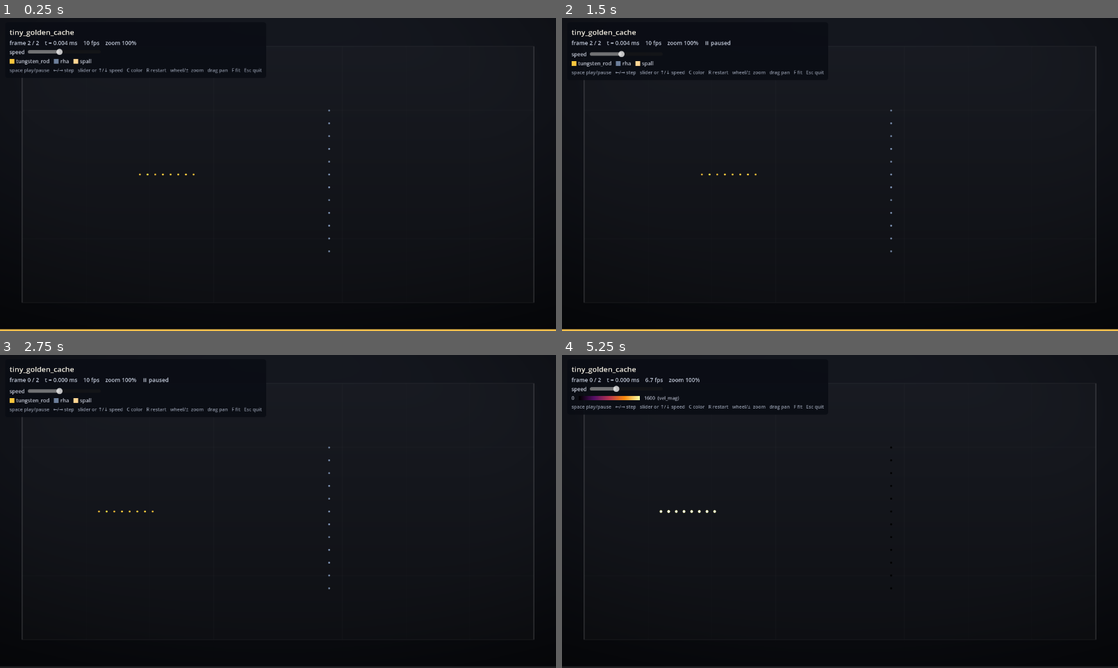
Above: before the commit, frames 1-4 (two rows, left to right).
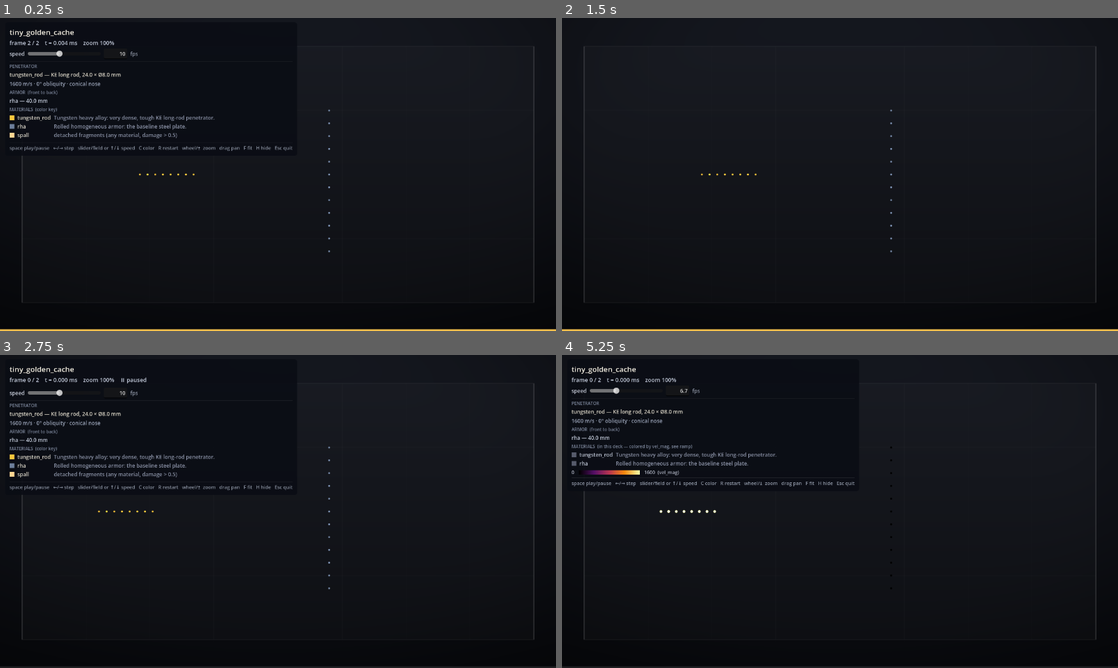
Above: after the commit, the same moments.

Repository: BoykoNeov/armor_pen
Game: Godot game, scene res://main.tscn
The game is run twice, just before and just after one commit, with the same random seed, the same clock (stepped at 60 frames per second) and the same inputs.
Inputs (mouse positions are in pixels of both pictures, inside the frame that each line leads up to):
- Up to frame 1 (0.25 s): no input
- Up to frame 2 (1.5 s): tap Enter at 0.5 s; move the mouse to (962, 158) at 0.52 s; hold Right 0.53-1.25 s; tap H at 0.6 s; click (962, 158) at 0.67 s; tap Space at 0.77, 1.25 s; drag from (728, 190) to (812, 237) at 1.27 s
- Up to frame 3 (2.75 s): tap Enter at 2 s; move the mouse to (333, 442) at 2.02 s; hold Right from 2.03 s (still down); tap F at 2.1 s; click (333, 442) at 2.17 s; tap H at 2.3 s
- Up to frame 4 (5.25 s): release Right at 2.75 s; tap Space at 2.75, 3.77 s; drag from (812, 574) to (673, 464) at 2.77 s; move the mouse to (1006, 558) at 3.52 s; hold Left 3.53-4.25 s; tap C at 3.6 s; click (1006, 558) at 3.67 s; tap H at 3.8, 5.1 s; drag from (673, 464) to (756, 433) at 4.27 s; tap Enter at 5 s; move the mouse to (867, 511) at 5.02 s; hold Down from 5.03 s (still down); click (867, 511) at 5.17 s

The runs differ from the first frame. In frame 1, 1.9% of the frame differs, in the area x 1-53%, y 7-44%; in frame 2, 0.7%; in frame 3, 2.0%; in frame 4, 2.1%.

Commit message:
feat: schema v3 — the cache can finally say what it is drawing
The viewer knows ONLY the cache format, so playback was an unlabelled point
cloud: it drew a tungsten rod hitting steel with no way to say so, and every
scalar color mode dropped even the material NAMES, because the legend becomes
a ramp. v3 adds the scenario block — projectile / armor /
material_descriptions (CACHE_FORMAT §2.1) — and the viewer now captions every
deck in every color mode. Material.description is required with no default,
for the same reason `shock` is: a new material must say what it is.

The speed row also gets a numeric fps FIELD beside the slider. Its 100
log-spaced notches cannot land on a round number, so the slider could reach
24 fps but never be told 24 — a rate you can read but not enter is a readout,
not a control.

PROVENANCE, NOT DATA — the rule to carry. The block says what was SEEDED:
projectile.velocity is the tip's speed at t=0, an input to the bake. The live
one is the vel_mag column, which measure_penetration.py already reads and must
keep reading. A label is not a measurement, and this block is exactly the
shortcut that would blur the two.

MIGRATED, NOT REBAKED (run.py --remanifest, §2.2). No byte of frames.bin
moved: 30 caches, 84.8 GiB, ZERO files changed size or mtime. Re-running the
physics would have re-rolled every documented figure in this repo within its
~0.11 % scatter (atomic_add ordering is not deterministic) — to change a text
label.

Verified rather than assumed:
- CacheWriter TRUNCATES. Its __init__ opens frames.bin "wb", so merely
  CONSTRUCTING one over an existing cache zeroes the blob before a frame is
  written (measured: 40 -> 0 bytes). Migration goes through write_manifest,
  never the writer; test_remanifest_does_not_touch_frames_bin pins it.
- The drift guard refuses a deck that no longer matches its bake (scenario,
  domain, material-id set). Stamping today's deck onto last week's cache is
  structurally perfect and therefore uncatchable downstream.
- validate_cache rule 9 was verified RED on 14 broken manifests before being
  trusted green — with tail_velocity:null as the control, since that is every
  KE deck in the repo.
- The fps math: 25 checks, including 0 = the hard stop, up/down never landing
  on it, and garbage REVERTING — "abc".to_float() is 0.0, which here means
  freeze, so a typo would read as a playback bug.
- 30/30 caches validate; 179 solver tests; 4 decks shot windowed (headless
  does not render, so it proves nothing about drawing).

`materials` is the whole LIBRARY, not a guest list: every manifest carries all
seven ids regardless of deck, so the viewer keys off the ids present in
material_id — else an RHA deck gets captioned with ERA fillers it does not
contain. §2.1 says this outright.

Co-Authored-By: Claude Opus 4.8 (1M context) <noreply@anthropic.com>

Diff:
--- a/visualizer/scripts/cache_loader.gd
+++ b/visualizer/scripts/cache_loader.gd
@@ -13,7 +13,13 @@
 ## the loader locates columns by name, so it needed only this number. That is the
 ## §2 openness rule paying out — but the gate still moves, because a v1 cache does
 ## not have the column and a reader must be able to tell before it looks.
-const SUPPORTED_SCHEMA_VERSION := 2
+##
+## v3 added the scenario block (§2.1) — `projectile`, `armor`,
+## `material_descriptions`. This one is FOR the viewer: it knows only the cache
+## format, so before v3 it could draw a tungsten rod hitting steel and had no way
+## to say so. Unlike v2 it does need reader code — the fields are new, not a new
+## name in an existing list — so they are exposed below.
+const SUPPORTED_SCHEMA_VERSION := 3
 
 var particle_count: int = 0
 var frame_count: int = 0
@@ -21,6 +27,15 @@
 var domain: Dictionary = {}
 var materials: Dictionary = {}
 var frame_dt: float = 0.0
+
+## The v3 scenario block (CACHE_FORMAT §2.1). PROVENANCE, NOT DATA: it says what
+## the solver SEEDED, so it is safe to label with and must never be measured from
+## — `projectile.velocity` is the tip's speed at t=0, not a live quantity. The
+## live one is the `vel_mag` column. Nothing in the viewer should compute from
+## these; they are strings on their way to a Label.
+var projectile: Dictionary = {}
+var armor: Array = []
+var material_descriptions: Dictionary = {}
 
 var _stride: int = 0                 # floats per particle record
 var _frame_bytes: int = 0            # bytes per full frame
@@ -50,6 +65,13 @@
 	domain = manifest["domain"]
 	materials = manifest.get("materials", {})
 	frame_dt = float(manifest["frame_dt"])
+	# Required in v3, but read with a default anyway: the version gate above has
+	# already rejected anything that could legitimately lack them, so a `.get`
+	# here costs nothing and keeps a hand-edited manifest from crashing the viewer
+	# on startup instead of just drawing without a caption.
+	projectile = manifest.get("projectile", {})
+	armor = manifest.get("armor", [])
+	material_descriptions = manifest.get("material_descriptions", {})
 
 	_stride = attributes.size()
 	_frame_bytes = particle_count * _stride * 4    # sizeof(float32)
--- a/visualizer/scripts/particle_view.gd
+++ b/visualizer/scripts/particle_view.gd
@@ -123,13 +123,25 @@
 var _fit_center := Vector2.ZERO
 var _hud_info: Label
 var _legend_box: HBoxContainer
+var _materials_box: GridContainer
+var _materials_caption: Label
 var _timeline_fill: ColorRect
 var _speed_slider: HSlider
+var _fps_field: LineEdit
 var _hud_panel: PanelContainer
 
 # Color modes reachable with the C key: material_id plus every scalar
 # attribute in the manifest that isn't a position.
 var _color_modes: PackedStringArray = PackedStringArray()
+
+# Material ids that ACTUALLY occur in the data, ascending.
+#
+# Not the manifest's `materials` keys: the solver emits its entire library there,
+# so those are seven ids on every deck, and CACHE_FORMAT §2.1 says so in as many
+# words — "a reader must key off the ids actually present in `material_id` rather
+# than assuming the map is a guest list". Listing the keys would caption an RHA
+# deck with the ERA and NERA fillers it does not contain.
+var _present_ids: Array = []
 
 
 func _ready() -> void:
@@ -152,6 +164,7 @@
 		return
 
 	_collect_color_modes()
+	_collect_present_materials()
 
 	multimesh = MultiMesh.new()
 	multimesh.transform_format = MultiMesh.TRANSFORM_2D
@@ -218,7 +231,12 @@
 		# retunes the speed AND zooms the camera 1.15x (measured). Guarding the
 		# whole panel, not just the slider, also stops scroll-over-legend from
 		# yanking the view.
-		if _hud_panel != null and _hud_panel.get_global_rect().has_point(event.position):
+		#
+		# `visible` is load-bearing, not a tidy-up: a hidden panel still HAS a
+		# rect, so without it H would leave an invisible dead zone over the
+		# top-left of the field that silently eats the wheel.
+		if _hud_panel != null and _hud_panel.visible \
+				and _hud_panel.get_global_rect().has_point(event.position):
 			return
 		match event.button_index:
 			MOUSE_BUTTON_WHEEL_UP:
@@ -273,6 +291,12 @@
 			var i := (_color_modes.find(color_by) + 1) % _color_modes.size()
 			_set_color_mode(_color_modes[i])
 			_show_frame(_frame)
+		KEY_H:
+			# The caption is deliberately dense — it is the only place the viewer
+			# can say what it is drawing — and dense means it covers part of the
+			# field. Rather than trim it back to fit, let it move: the panel is
+			# worth reading once and then wanting gone.
+			_hud_panel.visible = not _hud_panel.visible
 		KEY_ESCAPE:
 			get_tree().quit(0)
 
@@ -373,6 +397,23 @@
 
 # --- color modes -------------------------------------------------------------
 
+## Which materials this deck actually contains. Frame 0 is enough and is not a
+## sample: particle count is fixed and a particle never changes material
+## (CACHE_FORMAT §5 — spall is a `damage` flag, not a new material), so the set of
+## ids present at t=0 is the set present for the whole bake.
+func _collect_present_materials() -> void:
+	_present_ids.clear()
+	if _mat_col < 0:
+		return
+	var data := _loader.read_frame(0)
+	var stride := _loader.attributes.size()
+	var seen := {}
+	for p in _loader.particle_count:
+		seen[int(round(data[p * stride + _mat_col]))] = true
+	_present_ids = seen.keys()
+	_present_ids.sort()
+
+
 func _collect_color_modes() -> void:
 	_color_modes.clear()
 	if _mat_col >= 0:
@@ -394,6 +435,7 @@
 		if not _color_hi.has(mode):
 			_color_hi[mode] = _scan_color_range(_color_col)
 		_color_span = maxf(_color_hi[mode], 1e-6)
+	_rebuild_materials()
 	_rebuild_legend()
 	_update_hud()
 
@@ -571,13 +613,26 @@
 
 	box.add_child(_make_speed_row())
 
+	_rule(box)
+	_build_scenario_block(box)
+
+	_materials_caption = _caption(box, "MATERIALS")
+	# A grid, not a row of HBoxes: three real columns keep the names aligned so the
+	# descriptions read as a list rather than as ragged prose.
+	_materials_box = GridContainer.new()
+	_materials_box.columns = 3
+	_materials_box.add_theme_constant_override("h_separation", 7)
+	_materials_box.add_theme_constant_override("v_separation", 3)
+	box.add_child(_materials_box)
+
 	_legend_box = HBoxContainer.new()
 	_legend_box.add_theme_constant_override("separation", 10)
 	box.add_child(_legend_box)
 
+	_rule(box)
 	var keys := Label.new()
-	keys.text = "space play/pause   ←/→ step   slider or ↑/↓ speed   C color   " \
-		+ "R restart   wheel/±  zoom   drag pan   F fit   Esc quit"
+	keys.text = "space play/pause   ←/→ step   slider/field or ↑/↓ speed   C color   " \
+		+ "R restart   wheel/±  zoom   drag pan   F fit   H hide   Esc quit"
 	keys.add_theme_font_size_override("font_size", 11)
 	keys.add_theme_color_override("font_color", Color(0.55, 0.58, 0.64))
 	box.add_child(keys)
@@ -600,8 +655,13 @@
 
 # --- playback speed ----------------------------------------------------------
 
-## The HUD's "stop ← → fast" row. The slider writes only frames_per_second; SPACE
-## still owns _playing, so the two stops compose instead of fighting.
+## The HUD's "stop ← → fast" row: a slider to sweep the range and a field to type
+## an exact rate. The slider is for finding a speed by feel; the field is for
+## saying "24" and getting 24 — its 100 log-spaced notches cannot land on a round
+## number, and a rate you can read but not enter is a readout, not a control.
+##
+## Both write only frames_per_second. SPACE still owns _playing, so the two stops
+## compose instead of fighting.
 func _make_speed_row() -> HBoxContainer:
 	var row := HBoxContainer.new()
 	row.add_theme_constant_override("separation", 7)
@@ -621,26 +681,95 @@
 	# ←/→ are frame-stepping. A focused slider treats them as its own decrement /
 	# increment and would swallow them the moment the slider is clicked.
 	_speed_slider.focus_mode = Control.FOCUS_NONE
-	_speed_slider.set_value_no_signal(_fps_to_slider(frames_per_second))
 	_speed_slider.value_changed.connect(_on_speed_changed)
 	row.add_child(_speed_slider)
 
+	_fps_field = LineEdit.new()
+	_fps_field.custom_minimum_size = Vector2(54, 0)
+	_fps_field.alignment = HORIZONTAL_ALIGNMENT_RIGHT
+	_fps_field.size_flags_vertical = Control.SIZE_SHRINK_CENTER
+	_fps_field.add_theme_font_size_override("font_size", 12)
+	_fps_field.tooltip_text = ("frames of the bake per wall second.\n"
+		+ "enter to apply — above ~10 the viewer starts skipping baked frames")
+	# Unlike the slider this one MUST take focus (you cannot type into a widget
+	# that will not hold the caret), so while it is focused it swallows SPACE and
+	# ←/→. That is why submitting hands focus straight back — see _on_fps_submitted.
+	_fps_field.text_submitted.connect(_on_fps_submitted)
+	# Clicking away mid-edit abandons the edit rather than committing half a
+	# number: the field re-reads whatever frames_per_second actually is.
+	_fps_field.focus_exited.connect(_sync_speed_widgets)
+	row.add_child(_fps_field)
+
+	var suffix := Label.new()
+	suffix.text = "fps"
+	suffix.add_theme_font_size_override("font_size", 12)
+	suffix.add_theme_color_override("font_color", Color(0.55, 0.58, 0.64))
+	suffix.size_flags_vertical = Control.SIZE_SHRINK_CENTER
+	row.add_child(suffix)
+
+	_sync_speed_widgets()
 	return row
 
 
 func _on_speed_changed(v: float) -> void:
 	frames_per_second = _slider_to_fps(v)
+	_sync_speed_widgets()
 	_update_hud()
 
 
-## Write the speed from code (↑/↓) and mirror it onto the slider.
-## set_value_no_signal, or the slider's value_changed would call straight back
-## into _slider_to_fps and quantize the value a second time.
+## Enter in the fps field. Note what is NOT here: any touch of _playing. Typing a
+## rate sets the rate; SPACE owns pause. Keeping them independent is what lets
+## resume just pick the field back up with no saved-speed variable.
+func _on_fps_submitted(text: String) -> void:
+	var t := text.strip_edges()
+	if t.is_valid_float():
+		_apply_fps(t.to_float(), true)
+	# Garbage is REVERTED, never obeyed. `"abc".to_float()` is 0.0, and 0.0 here
+	# means "hard stop" — so parsing without checking would turn a typo into a
+	# frozen viewer and look like a bug in playback rather than a bad keystroke.
+	_sync_speed_widgets()
+	# Hand ←/→ and SPACE back to the viewer; otherwise the field keeps eating them
+	# and the keyboard silently stops working after one edit.
+	_fps_field.release_focus()
+
+
+## The ONE writer of frames_per_second, so the two widgets cannot disagree.
+## `allow_stop` is the difference between the field (0 = freeze, deliberate) and
+## ↑/↓ (which must never land on the stop — see the maxf guard at their callsite).
+func _apply_fps(fps: float, allow_stop: bool) -> void:
+	var v := clampf(fps, 0.0 if allow_stop else MIN_FPS, MAX_FPS)
+	# Nothing lives between the hard stop and the slider's first notch: position 0
+	# is 0 fps and position 1 is MIN_FPS. A value in between is unrepresentable, so
+	# the slider would round it and then the field and the slider would be showing
+	# different speeds. Snap up — 0 stays the only stop.
+	if v > 0.0 and v < MIN_FPS:
+		v = MIN_FPS
+	frames_per_second = v
+	_sync_speed_widgets()
+	_update_hud()
+
+
+## Write the speed from code (↑/↓).
 func _set_fps(fps: float) -> void:
-	frames_per_second = clampf(fps, MIN_FPS, MAX_FPS)
+	_apply_fps(fps, false)
+
+
+## Mirror frames_per_second onto both widgets. set_value_no_signal, or the
+## slider's value_changed would call straight back in and quantize the value a
+## second time.
+func _sync_speed_widgets() -> void:
 	if _speed_slider != null:
 		_speed_slider.set_value_no_signal(_fps_to_slider(frames_per_second))
-	_update_hud()
+	# Never clobber the text under a caret — that would rewrite what is being
+	# typed, mid-keystroke.
+	if _fps_field != null and not _fps_field.has_focus():
+		_fps_field.text = _fps_text()
+
+
+## Below 10 fps a whole-number readout would show the bottom of the slider's
+## travel as a run of identical "1" steps, so keep a decimal down there.
+func _fps_text() -> String:
+	return String.num(frames_per_second, 0 if frames_per_second >= 10.0 else 1)
 
 
 func _slider_to_fps(v: float) -> float:
@@ -656,18 +785,157 @@
 	return clampf(1.0 + t * (SPEED_NOTCHES - 1.0), 1.0, SPEED_NOTCHES)
 
 
+# --- the scenario caption (CACHE_FORMAT §2.1) --------------------------------
+#
+# What the deck FIRED and what it fired AT, in words, always on screen — the
+# viewer knows only the cache format, so before v3 it drew a tungsten rod hitting
+# steel and could not say so, and every scalar color mode dropped even the
+# material names because the legend became a ramp.
+#
+# Everything here is PROVENANCE: it is what the solver seeded, not what the bake
+# did. `velocity` is the tip's speed at t=0 and nothing more — the live one is the
+# `vel_mag` column and the timeline. These strings are labels; nothing computes
+# from them (§2.1 forbids it, and it is exactly the shortcut that would make the
+# caption look like a measurement).
+
+## "tungsten_rod — KE long rod, 60.0 × Ø8.0 mm"
+func _penetrator_headline() -> String:
+	var p := _loader.projectile
+	if p.is_empty():
+		return ""
+	var what := "shaped-charge jet" if String(p.get("kind", "")) == "heat_jet" \
+		else "KE long rod"
+	return "%s — %s, %s × Ø%s mm" % [
+		String(p.get("material", "?")), what,
+		String.num(float(p.get("length", 0.0)), 1),
+		String.num(float(p.get("diameter", 0.0)), 1),
+	]
+
+
+## "1600 m/s · 0° obliquity · conical nose"
+func _penetrator_detail() -> String:
+	var p := _loader.projectile
+	if p.is_empty():
+		return ""
+	var parts := PackedStringArray()
+	var v := float(p.get("velocity", 0.0))
+	var tail = p.get("tail_velocity")     # JSON null -> null; `:=` cannot type this
+	if tail == null:
+		parts.append("%s m/s" % String.num(v, 0))
+	else:
+		# Say the gradient out loud. It is the entire difference between a rod and
+		# a jet — a jet STRETCHES because each element flies at its own speed —
+		# and it is invisible in the geometry, so a caption that dropped it would
+		# describe the two decks identically.
+		parts.append("%s → %s m/s graded" % [String.num(v, 0), String.num(float(tail), 0)])
+	parts.append("%s° obliquity" % String.num(float(p.get("angle_deg", 0.0)), 0))
+	parts.append("%s nose" % String(p.get("nose_shape", "?")))
+	return " · ".join(parts)
+
+
+## The armor stack, front to back, one row per layer plus a row per air gap.
+func _armor_rows() -> PackedStringArray:
+	var rows := PackedStringArray()
+	for layer in _loader.armor:
+		var standoff := float(layer.get("standoff", 0.0))
+		if standoff > 0.0:
+			rows.append("     ⌇ %s mm air" % String.num(standoff, 0))
+		rows.append("%s — %s mm" % [
+			String(layer.get("material", "?")),
+			String.num(float(layer.get("thickness", 0.0)), 1),
+		])
+	return rows
+
+
+func _caption(parent: Node, text: String) -> Label:
+	var l := Label.new()
+	l.text = text
+	l.add_theme_font_size_override("font_size", 10)
+	l.add_theme_color_override("font_color", Color(0.48, 0.52, 0.60))
+	parent.add_child(l)
+	return l
+
+
+func _body(parent: Node, text: String, col: Color) -> Label:
+	var l := Label.new()
+	l.text = text
+	l.add_theme_font_size_override("font_size", 12)
+	l.add_theme_color_override("font_color", col)
+	parent.add_child(l)
+	return l
+
+
+func _rule(parent: Node) -> void:
+	var r := ColorRect.new()
+	r.color = Color(1, 1, 1, 0.09)
+	r.custom_minimum_size = Vector2(0, 1)
+	parent.add_child(r)
+
+
+## Penetrator + armor. Built once: unlike the material list it does not depend on
+## the color mode, and unlike the info line it does not depend on the frame.
+func _build_scenario_block(box: VBoxContainer) -> void:
+	var head := _penetrator_headline()
+	if head != "":
+		_caption(box, "PENETRATOR")
+		_body(box, head, Color(0.88, 0.86, 0.80))
+		_body(box, _penetrator_detail(), Color(0.62, 0.66, 0.74))
+		# No material description here: the headline names the material and the
+		# MATERIALS list below describes every material in the deck, this one
+		# included. Printing it in both places says the same sentence twice.
+	var rows := _armor_rows()
+	if not rows.is_empty():
+		_caption(box, "ARMOR  (front to back)")
+		for r in rows:
+			_body(box, r, Color(0.78, 0.81, 0.87))
+
+
+## The material list. Always present — that is the point of it — but it is only a
+## COLOR KEY when material_id is the active color mode. In a scalar mode the
+## particles are on the inferno ramp and nothing on screen is tungsten-gold, so
+## showing gold swatches would be inventing a legend for colors that are not
+## there. The swatches go neutral and the caption says which it is.
+func _rebuild_materials() -> void:
+	if _materials_box == null:
+		return
+	for c in _materials_box.get_children():
+		c.queue_free()
+	var is_key := color_by == "material_id" and _mat_col >= 0
+	_materials_caption.text = "MATERIALS  (color key)" if is_key \
+		else "MATERIALS  (in this deck — colored by %s, see ramp)" % color_by
+	for mid in _present_ids:
+		var sq := ColorRect.new()
+		sq.color = MATERIAL_COLORS.get(mid, FALLBACK_COLOR) if is_key \
+			else Color(0.34, 0.36, 0.42)
+		sq.custom_minimum_size = Vector2(11, 11)
+		sq.size_flags_vertical = Control.SIZE_SHRINK_CENTER
+		_materials_box.add_child(sq)
+		_body(_materials_box, String(_loader.materials.get(str(mid), "id %d" % mid)),
+			Color(0.86, 0.84, 0.79) if is_key else Color(0.74, 0.77, 0.83))
+		_body(_materials_box, String(_loader.material_descriptions.get(str(mid), "")),
+			Color(0.55, 0.58, 0.66))
+	# Spall is a color-mode artifact, not a material: `damage > 0.5` tints a
+	# particle toward the spark tone, and only when material_id is doing the
+	# coloring. It has no id and belongs in the key only when the key is live.
+	if is_key:
+		var sq := ColorRect.new()
+		sq.color = SPARK_COLOR
+		sq.custom_minimum_size = Vector2(11, 11)
+		sq.size_flags_vertical = Control.SIZE_SHRINK_CENTER
+		_materials_box.add_child(sq)
+		_body(_materials_box, "spall", Color(0.86, 0.84, 0.79))
+		_body(_materials_box, "detached fragments (any material, damage > 0.5)",
+			Color(0.55, 0.58, 0.66))
+
+
 func _rebuild_legend() -> void:
 	if _legend_box == null:
 		return
 	for c in _legend_box.get_children():
 		c.queue_free()
-	if color_by == "material_id":
-		for key in _loader.materials:
-			var mid := int(key)
-			_legend_box.add_child(_swatch(MATERIAL_COLORS.get(mid, FALLBACK_COLOR),
-				String(_loader.materials[key])))
-		_legend_box.add_child(_swatch(SPARK_COLOR, "spall"))
-	else:
+	# Material mode needs nothing here: the always-on materials block above IS the
+	# key, and drawing a second swatch row would just say it twice.
+	if color_by != "material_id":
 		var grad := Gradient.new()
 		grad.offsets = PackedFloat32Array([0.0, 0.25, 0.5, 0.75, 1.0])
 		grad.colors = PackedColorArray([_inferno(0.0), _inferno(0.25), _inferno(0.5),
@@ -693,22 +961,6 @@
 		_legend_box.add_child(hi)
 
 
-func _swatch(col: Color, label_text: String) -> HBoxContainer:
-	var h := HBoxContainer.new()
-	h.add_theme_constant_override("separation", 4)
-	var sq := ColorRect.new()
-	sq.color = col
-	sq.custom_minimum_size = Vector2(11, 11)
-	sq.size_flags_vertical = Control.SIZE_SHRINK_CENTER
-	h.add_child(sq)
-	var l := Label.new()
-	l.text = label_text
-	l.add_theme_font_size_override("font_size", 12)
-	l.add_theme_color_override("font_color", Color(0.78, 0.80, 0.85))
-	h.add_child(l)
-	return h
-
-
 func _update_hud() -> void:
 	if _hud_info == null:
 		return
@@ -716,12 +968,11 @@
 	# Zoom reads as a percentage of the fit-the-domain baseline, so 100% is
 	# always "the whole field" no matter how big the scenario's domain is.
 	var zoom_pct := 100.0 if _camera == null else _camera.zoom.x / _fit_zoom * 100.0
-	# Below 10 fps a whole-number readout would show the bottom of the slider's
-	# travel as a run of identical "1 fps" steps, so keep a decimal down there.
-	var fps_txt := String.num(frames_per_second, 0 if frames_per_second >= 10.0 else 1)
+	# No fps here: the speed row's field is the readout now, and two live displays
+	# of one variable is one more than can be kept honest.
 	var stopped := "" if _playing and frames_per_second > 0.0 else "    ⏸ paused"
-	_hud_info.text = "frame %d / %d    t = %.3f ms    %s fps    zoom %.0f%%%s" % [
-		_frame, _loader.frame_count - 1, t_ms, fps_txt, zoom_pct, stopped,
+	_hud_info.text = "frame %d / %d    t = %.3f ms    zoom %.0f%%%s" % [
+		_frame, _loader.frame_count - 1, t_ms, zoom_pct, stopped,
 	]
 	if _timeline_fill != null and _loader.frame_count > 1:
 		_timeline_fill.anchor_right = float(_frame) / float(_loader.frame_count - 1)
Not shown, changed: visualizer/fixtures/tiny_golden_cache/manifest.json
Not shown, changed: CLAUDE.md
Not shown, changed: docs/CACHE_FORMAT.md
Not shown, changed: solver/CLAUDE.md
Not shown, changed: solver/src/ballistics_solver/__init__.py
Not shown, changed: solver/src/ballistics_solver/cache_writer.py
Not shown, changed: solver/src/ballistics_solver/materials.py
Not shown, changed: solver/src/ballistics_solver/run.py
Not shown, changed: solver/tests/test_cache_format.py
Not shown, changed: tools/make_golden_cache.py
Not shown, changed: tools/validate_cache.py
Not shown, changed: visualizer/CLAUDE.md
